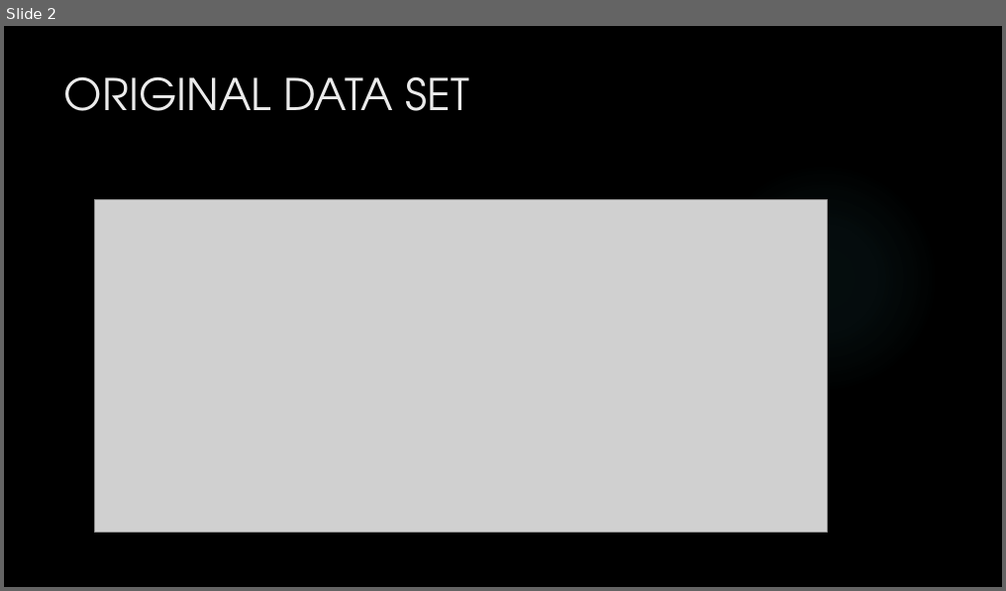
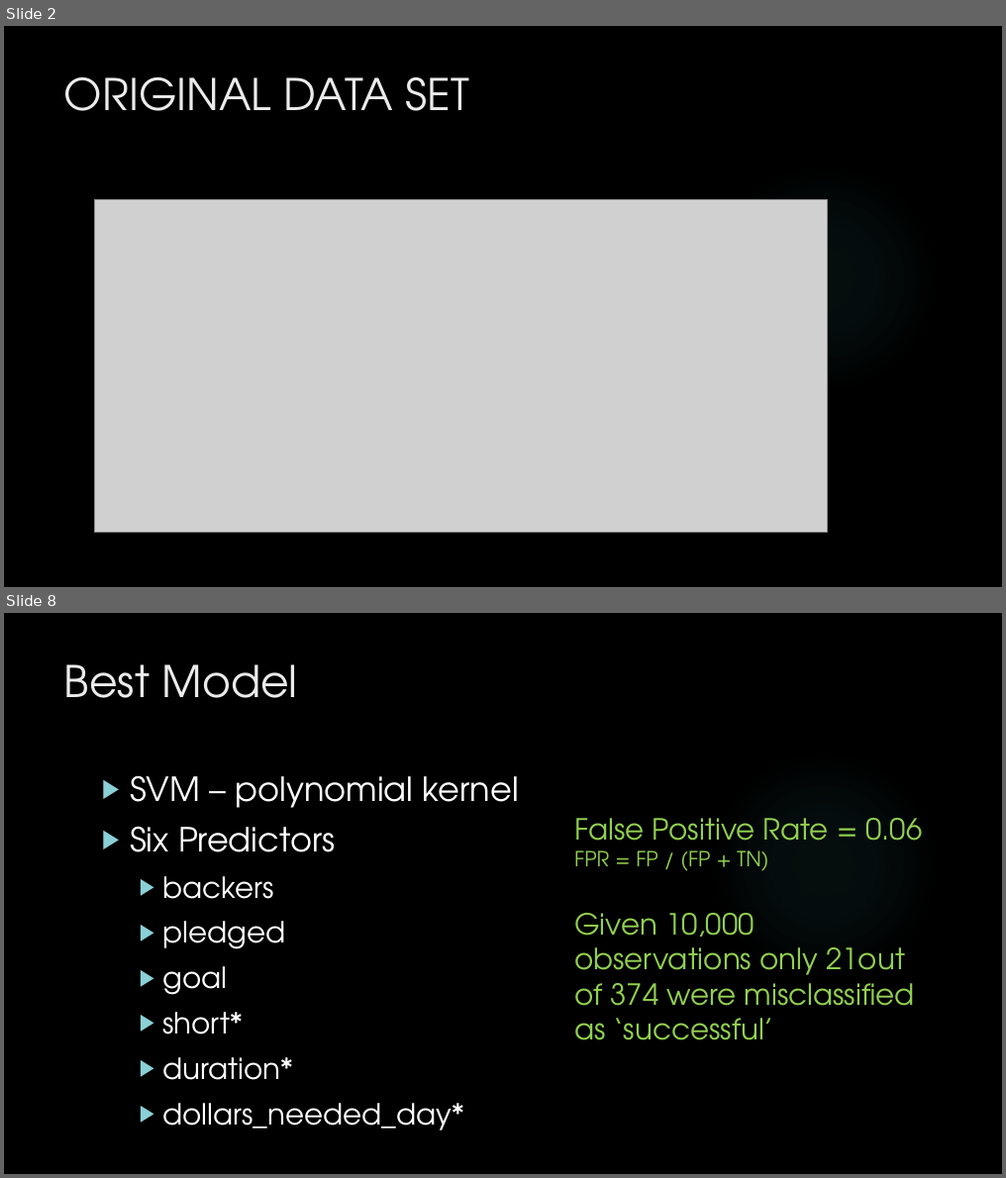
Before and after one commit to jedeming11/summerProject, a slide deck: Presentation.pptx. Shown one above the other, each under a label of ours: slide 2 before the commit, slides 2 and 8 after it; the slides between them are not shown. The pictures are 1006x591 and 1006x1178 pixels, drawn with LibreOffice and Linux fonts; fonts in the diff are those of the drawing; grey boxes stand for pictures; background and template pictures are left out. Boxes give left, top, right and bottom in pixels: in the first picture for what was removed or moved away, otherwise in the second. Text is boxed around its words. In the diff, an @@ line names an element or a change of style, - is before the commit and + after.

```diff
--- a/Presentation.pptx
+++ b/Presentation.pptx
@@ slide 8 added at box(4, 613, 1002, 1174), background picture (left out); not listed: 1 template element that a slide beside it also shows @@
@@ title added at box(64, 664, 298, 698), 42 pt, text #EBEBEB @@
+Best Model
@@ text added at box(130, 775, 519, 1131), 28 pt, text #FFFFFF @@
+▶ SVM – polynomial kernel
+▶ Six Predictors
+  ▶ backers
+  ▶ pledged
+  ▶ goal
+  ▶ short*
+  ▶ duration*
+  ▶ dollars_needed_day*
@@ text added at box(574, 818, 922, 1041), 28 pt, text #92D050 @@
+False Positive Rate = 0.06
+FPR = FP / (FP + TN)
+Given 10,000 observations only 21out of 374 were misclassified as ‘successful’
```
Also in this commit, not shown: 4 slides changed, 3 other slides added, 2 slides removed.
